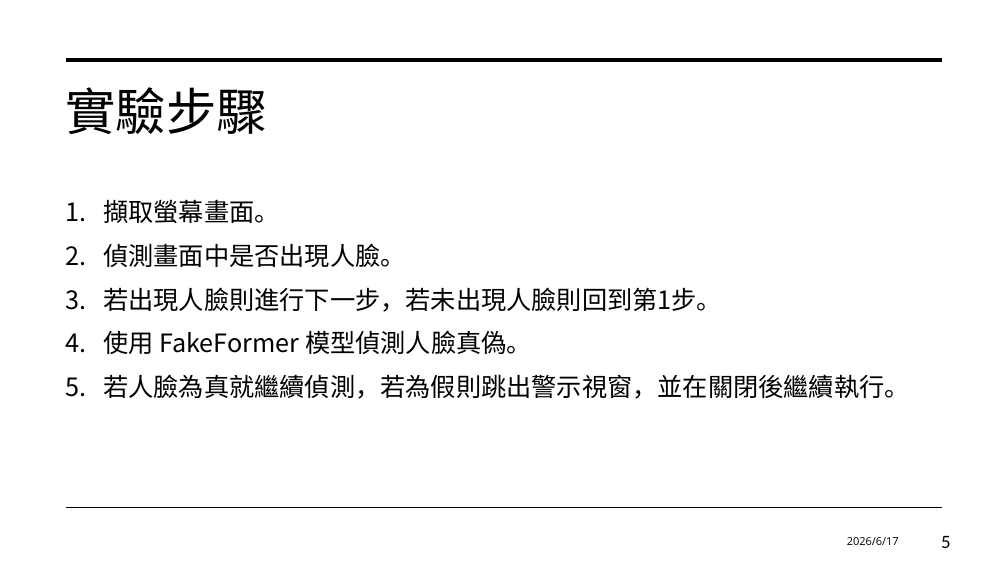
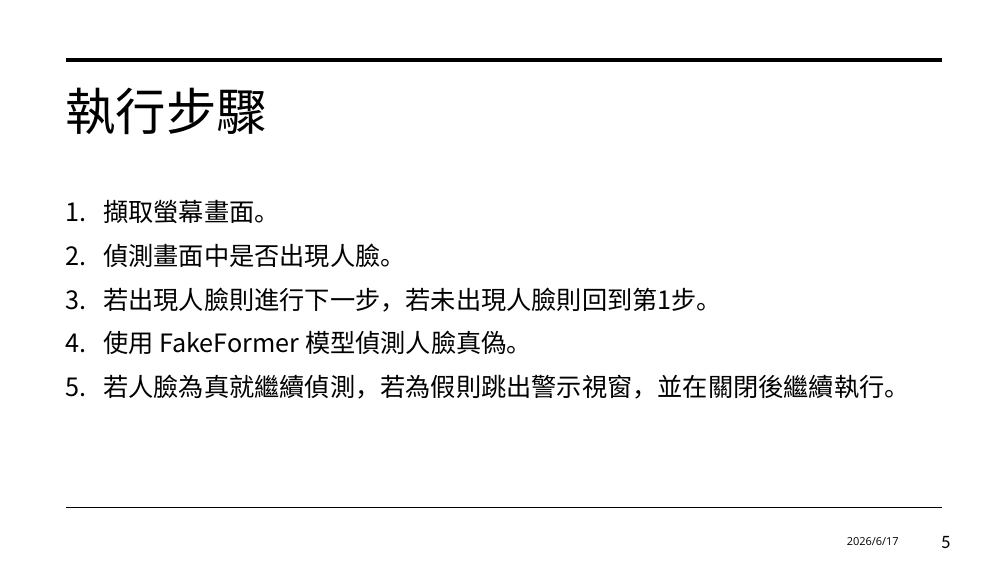
Before and after one commit to 0071ht/Special-topic-implementation, a slide deck: slide 5 of 專題報告.pptx. Drawn at 1008x567 pixels with LibreOffice and Linux fonts; fonts in the diff are those of the drawing. Boxes give left, top, right and bottom in pixels: in the first picture for what was removed or moved away, otherwise in the second. Text is boxed around its words. In the diff, an @@ line names an element or a change of style, - is before the commit and + after.

```diff
--- a/專題報告.pptx
+++ b/專題報告.pptx
@@ title at [65,87,267,135]: text changed @@
-實驗步驟
+執行步驟
```
Also in this commit, not shown: 2 other slides changed.
